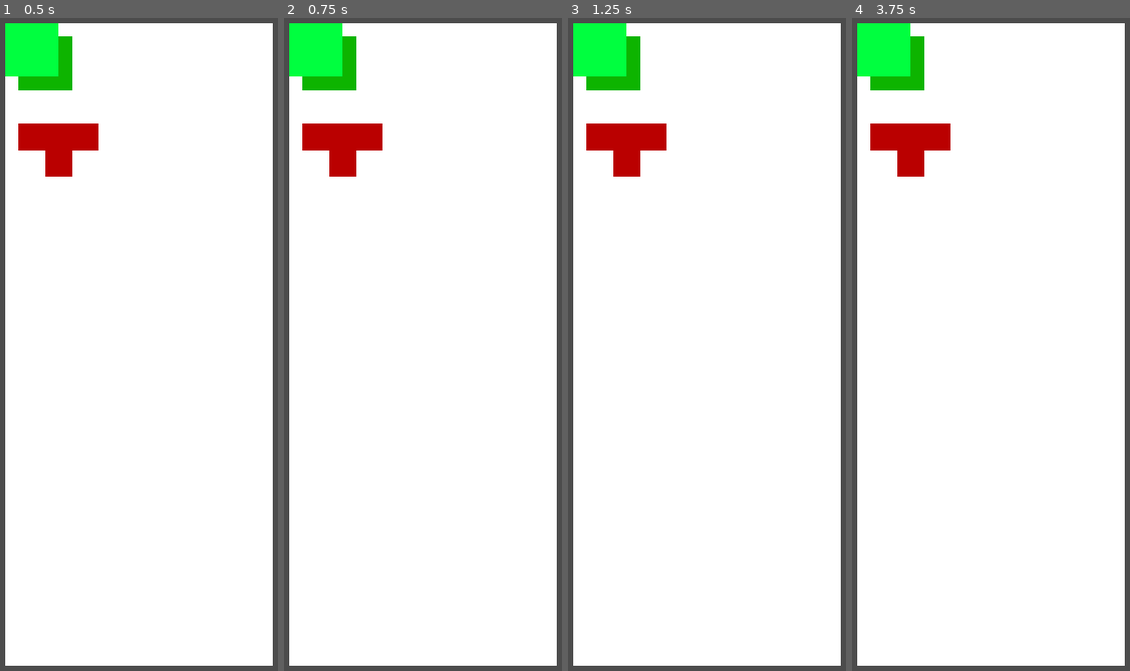
Above: before the commit, frames 1-4 (left to right).
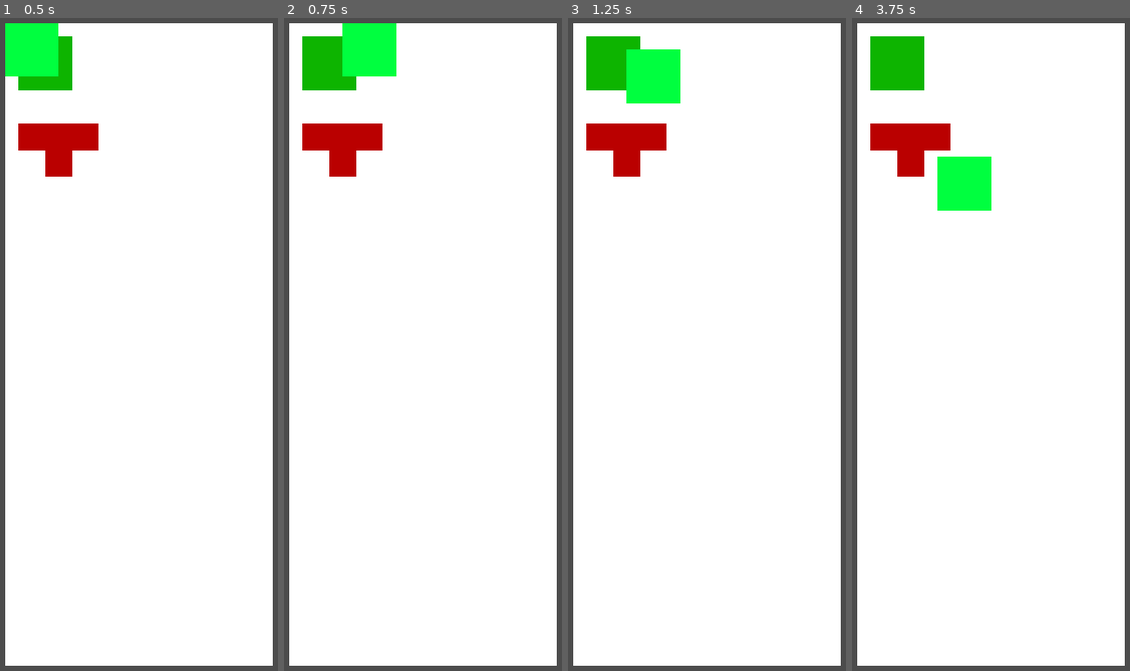
Above: after the commit, the same moments.

Repository: Plsr/sirtet
Game: Godot game, scene res://Main.tscn
Same seed, same stepped clock (60 frames per second), same inputs: the game is played once before the commit and once after it.
Inputs:
- Up to frame 1 (0.5 s): no input
- Up to frame 2 (0.75 s): tap Enter at 0.5 s; hold Right from 0.53 s (still down)
- Up to frame 3 (1.25 s): keep holding Right
- Up to frame 4 (3.75 s): tap Space at 1.25, 3.5 s; release Right at 1.28 s; hold Down 1.28-2.03 s; hold Right 2.03-2.78 s; tap Enter at 2.75 s; hold Up 2.78-3.53 s; hold Left from 3.53 s (still down)

Frame 1 is identical in both runs. In frame 2, 3.1% of the frame differs, in the area x 1-41%, y 0-9%; in frame 3, 3.2%, in the area x 1-41%, y 0-14%; in frame 4, 3.2%.

Commit message:
Add basic collision detection for block shapes

Diff:
--- a/Block.tscn
+++ b/Block.tscn
@@ -19,3 +19,8 @@
 [node name="CollisionShape2D" type="CollisionShape2D" parent="."]
 position = Vector2( 40, 40 )
 shape = SubResource( 1 )
+
+[node name="Ray" type="RayCast2D" parent="."]
+position = Vector2( 40, 40 )
+enabled = true
+cast_to = Vector2( 0, 80 )
--- a/Main.gd
+++ b/Main.gd
@@ -1,21 +1,54 @@
 extends Node
 
 export (PackedScene) var Block
-# Declare member variables here. Examples:
-# var a = 2
-# var b = "text"
+
+const TICK_SPEED_MS = 1000
+const CELL_SIZE     = 40
+
+var _current_block = null
+
+# DEBUG SECTION
+var _DEBUG_auto_move_disabled = false
+var _DEBUG_up_move_enabled = false
+
+func _ready():
+	print($BlockArea/BlockMoveArea)
+	_current_block = Block.instance()
+
+	add_child(_current_block)
+	_current_block.position = $BlockSpawn/BlockSpawnArea.position
 
 
-# Called when the node enters the scene tree for the first time.
-func _ready():
-	var block = Block.instance()
-	print($BlockPath/BlockSpawnLocation.position)
-	print(block)
-	block.position = $BlockPath/BlockSpawnLocation.position
-	add_child(block)
-	print(block.position)
+	$BlockMoveTimer.start()
+
+func _on_BlockMoveTimer_timeout():
+	if _DEBUG_auto_move_disabled:
+		return
+	if _current_block_can_move(Vector2.DOWN):
+		_current_block.position.y += CELL_SIZE
+
+func _process(delta):
+	pass
 
 
-# Called every frame. 'delta' is the elapsed time since the previous frame.
-#func _process(delta):
-#	pass
+func _current_block_can_move(direction):
+	var ray = _current_block.get_node("Ray")
+	var block_widht = _current_block.get_node("CollisionShape2D").shape.extents.x
+	ray.cast_to = direction * (CELL_SIZE + block_widht)
+	ray.force_raycast_update()
+	return !ray.is_colliding()
+
+
+func _input(event):
+	if Input.is_key_pressed(KEY_LEFT):
+		if(_current_block_can_move(Vector2.LEFT)):
+			_current_block.position.x -= CELL_SIZE
+	if Input.is_key_pressed(KEY_RIGHT):
+		if(_current_block_can_move(Vector2.RIGHT)):
+			_current_block.position.x += CELL_SIZE
+	if Input.is_key_pressed(KEY_DOWN):
+		if(_current_block_can_move(Vector2.DOWN)):
+			_current_block.position.y += CELL_SIZE
+	if Input.is_key_pressed(KEY_UP):
+		if(_current_block_can_move(Vector2.UP) && _DEBUG_up_move_enabled):
+			_current_block.position.y -= CELL_SIZE
--- a/Main.tscn
+++ b/Main.tscn
@@ -8,15 +8,15 @@
 "points": PoolVector2Array( 0, 0, 0, 0, 260, 40, 0, 0, 0, 0, 660, 40, 0, 0, 0, 0, 660, 1000, 0, 0, 0, 0, 260, 1000, 0, 0, 0, 0, 260, 40 )
 }
 
+[sub_resource type="RectangleShape2D" id=3]
+extents = Vector2( 9, 480 )
+
+[sub_resource type="RectangleShape2D" id=4]
+extents = Vector2( 200, 13.5 )
+
 [node name="Main" type="Node"]
 script = ExtResource( 1 )
 Block = ExtResource( 2 )
-
-[node name="BlockPath" type="Path2D" parent="."]
-curve = SubResource( 1 )
-
-[node name="BlockSpawnLocation" type="PathFollow2D" parent="BlockPath"]
-position = Vector2( 260, 40 )
 
 [node name="BG" type="ColorRect" parent="."]
 anchor_bottom = 40.0
@@ -107,3 +107,29 @@
 __meta__ = {
 "_edit_use_anchors_": false
 }
+
+[node name="BlockMoveTimer" type="Timer" parent="."]
+
+[node name="BlockSpawn" type="Path2D" parent="."]
+curve = SubResource( 1 )
+
+[node name="BlockSpawnArea" type="PathFollow2D" parent="BlockSpawn"]
+position = Vector2( 260, 40 )
+
+[node name="SideCollision" type="StaticBody2D" parent="."]
+
+[node name="CollisionShape2D" type="CollisionShape2D" parent="SideCollision"]
+position = Vector2( 249, 520 )
+shape = SubResource( 3 )
+
+[node name="CollisionShape2D2" type="CollisionShape2D" parent="SideCollision"]
+position = Vector2( 672, 520 )
+shape = SubResource( 3 )
+
+[node name="BottomCollision" type="StaticBody2D" parent="."]
+
+[node name="CollisionShape2D" type="CollisionShape2D" parent="BottomCollision"]
+position = Vector2( 460, 1016.5 )
+shape = SubResource( 4 )
+
+[connection signal="timeout" from="BlockMoveTimer" to="." method="_on_BlockMoveTimer_timeout"]
Not shown: 1 places in Main.tscn that only renumber resources
